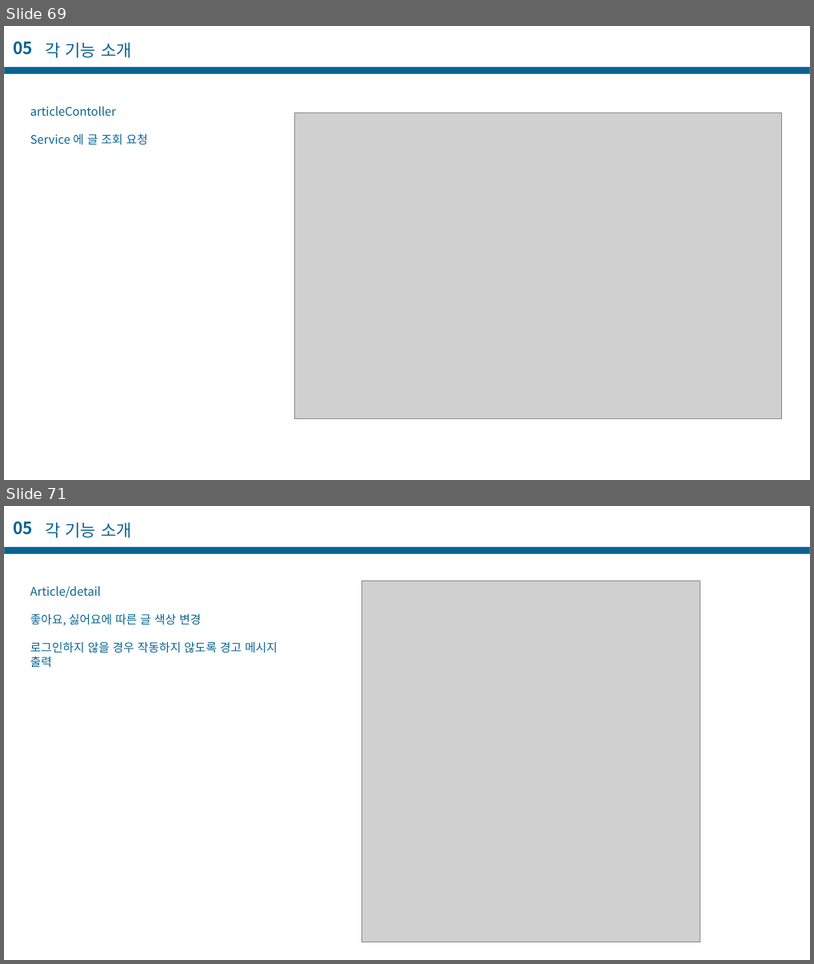
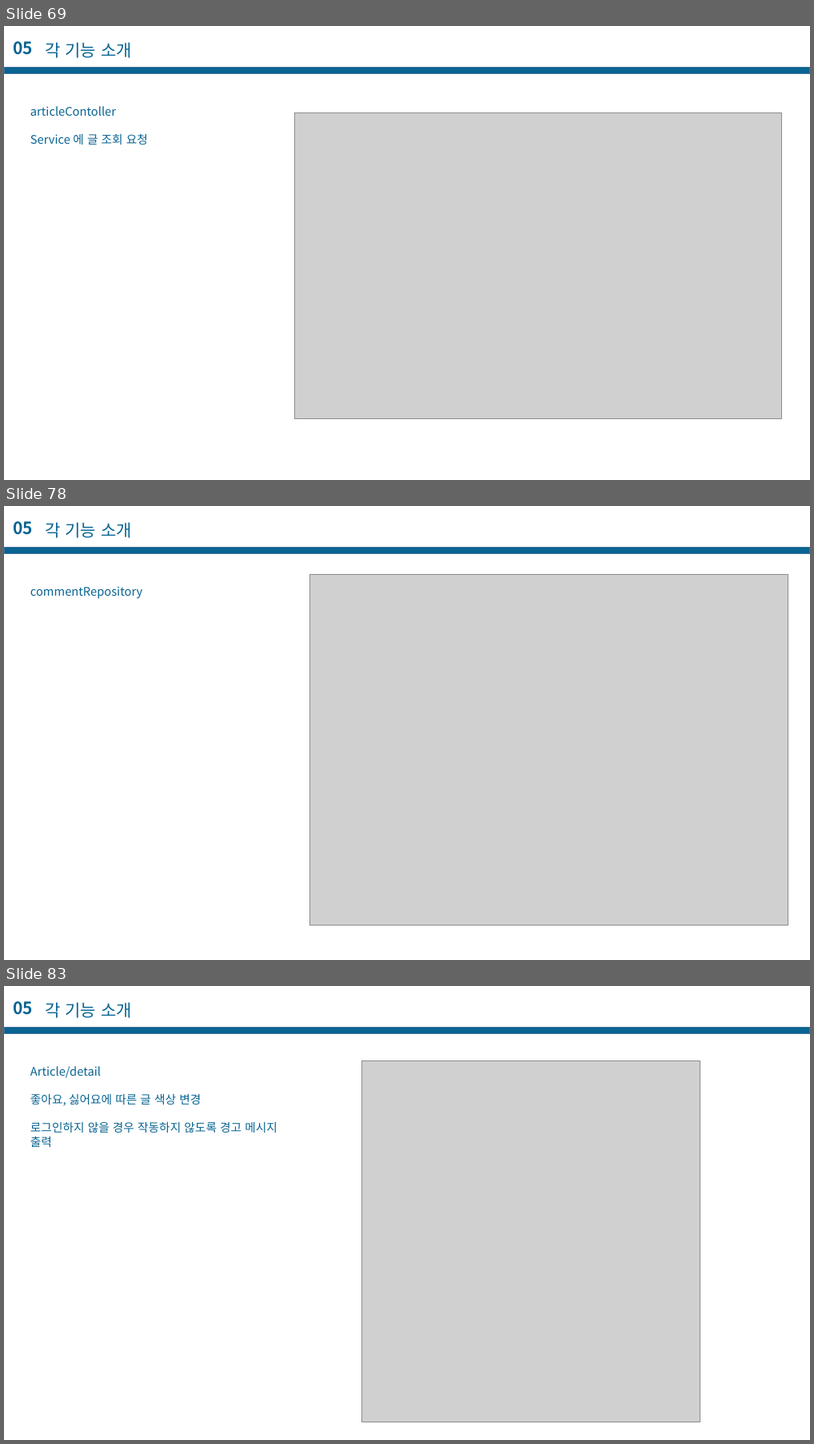
Before and after one commit to casatoo/EducationManager, a slide deck: 프로젝트 기술서.pptx. Shown one above the other, each under a label of ours: slides 69 and 71 before the commit, slides 69, 78 and 83 after it; the slides between them are not shown. The pictures are 814x964 and 814x1444 pixels, drawn with LibreOffice and Linux fonts; fonts in the diff are those of the drawing; grey boxes stand for pictures. Boxes give left, top, right and bottom in pixels: in the first picture for what was removed or moved away, otherwise in the second. Text is boxed around its words. In the diff, an @@ line names an element or a change of style, - is before the commit and + after.

```diff
--- a/프로젝트 기술서.pptx
+++ b/프로젝트 기술서.pptx
@@ slide 78 added at box(4, 506, 810, 960), background #FFFFFF @@
@@ text added at box(13, 521, 33, 535), 20 pt, text #086492, bold @@
+05
@@ text added at box(45, 522, 132, 538), 20 pt, text #086492 @@
+각 기능 소개
@@ rectangle added at box(4, 547, 810, 554), fill #086492, outline #43739E 1 pt @@
@@ picture added at box(310, 574, 789, 924) @@
@@ text added at box(30, 586, 142, 599), 14 pt, text #086492 @@
+commentRepository
@@ what was slide 71 is now slide 83 @@
```
Also in this commit, not shown: 5 slides changed, 8 other slides added, 5 other files.
